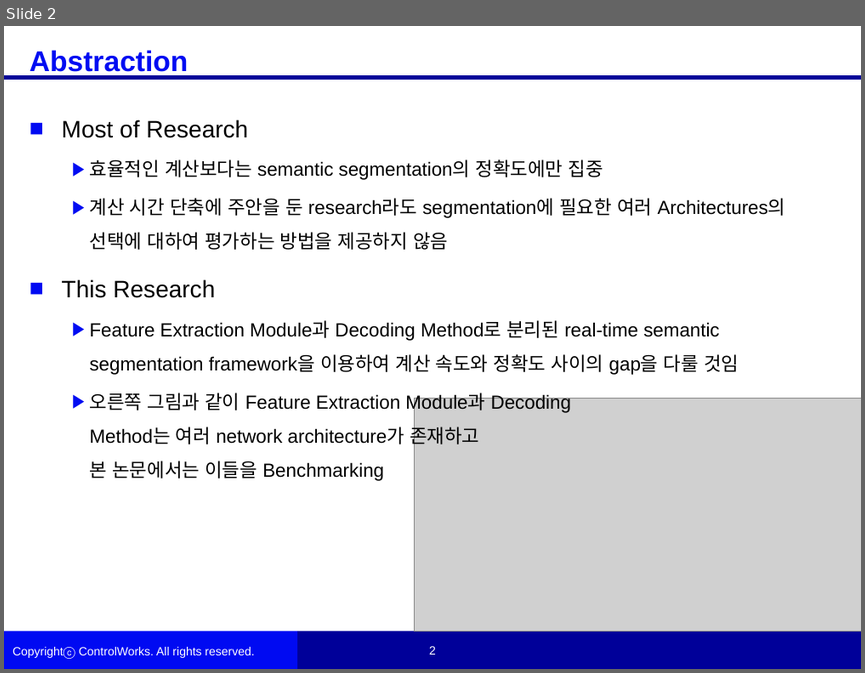
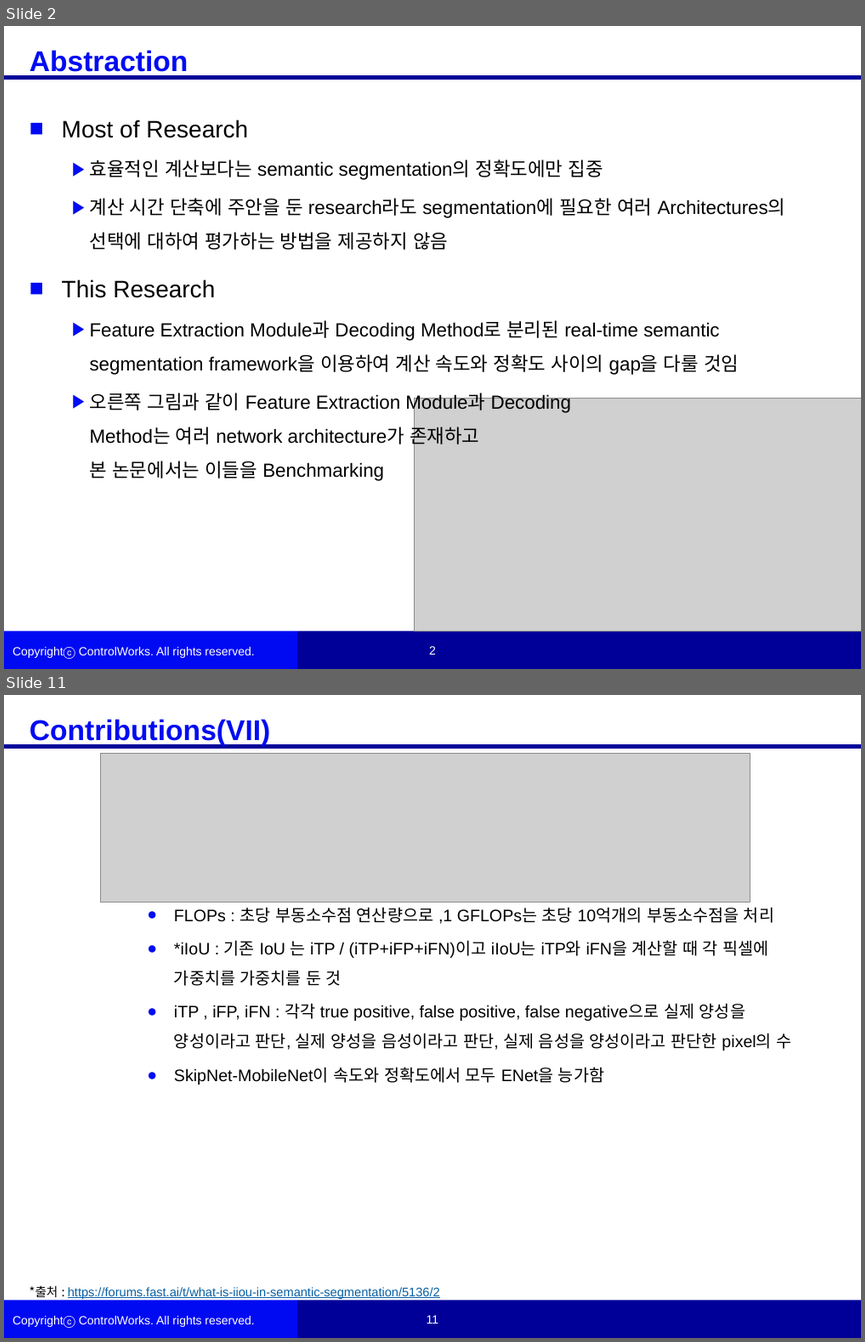
Before and after one commit to woojinKwon/deep_learning_paper, a slide deck: RTSEG_REAL-TIME SEMANTIC SEGMENTATION COMPARATIVE STUDY_논문정리.pptx. Shown one above the other, each under a label of ours: slide 2 before the commit, slides 2 and 11 after it; the slides between them are not shown. The pictures are 865x673 and 865x1342 pixels, drawn with LibreOffice and Linux fonts; fonts in the diff are those of the drawing; grey boxes stand for pictures; background and template pictures are left out. Boxes give left, top, right and bottom in pixels: in the first picture for what was removed or moved away, otherwise in the second. Text is boxed around its words. In the diff, an @@ line names an element or a change of style, - is before the commit and + after.

```diff
--- a/RTSEG_REAL-TIME SEMANTIC SEGMENTATION COMPARATIVE STUDY_논문정리.pptx
+++ b/RTSEG_REAL-TIME SEMANTIC SEGMENTATION COMPARATIVE STUDY_논문정리.pptx
@@ slide 11 added at <box>4,695,861,1338</box>, background #FFFFFF; not listed: 6 template elements that a slide beside it also shows @@
@@ text added at <box>30,719,271,746</box>, 24 pt, text #000CF2, bold @@
+Contributions(VII)
@@ picture added at <box>101,754,749,902</box> @@
@@ text added at <box>174,907,791,1084</box>, 14 pt, text #000000 @@
+    ● FLOPs : 초당 부동소수점 연산량으로 ,1 GFLOPs는 초당 10억개의 부동소수점을 처리
+    ● *iIoU : 기존 IoU 는 iTP / (iTP+iFP+iFN)이고 iIoU는 iTP와 iFN을 계산할 때 각 픽셀에 가중치를 가중치를 둔 것
+    ● iTP , iFP, iFN : 각각 true positive, false positive, false negative으로 실제 양성을 양성이라고 판단, 실제 양성을 음성이라고 판단, 실제 음성을 양성이라고 판단한 pixel의 수
+    ● SkipNet-MobileNet이 속도와 정확도에서 모두 ENet을 능가함
@@ text added at <box>30,1285,440,1299</box>, 10.5 pt, text #0A60A3, underline @@
+*출처 : https://forums.fast.ai/t/what-is-iiou-in-semantic-segmentation/5136/2
```
Also in this commit, not shown: 4 slides changed, 4 other slides added, 5 slides removed.
